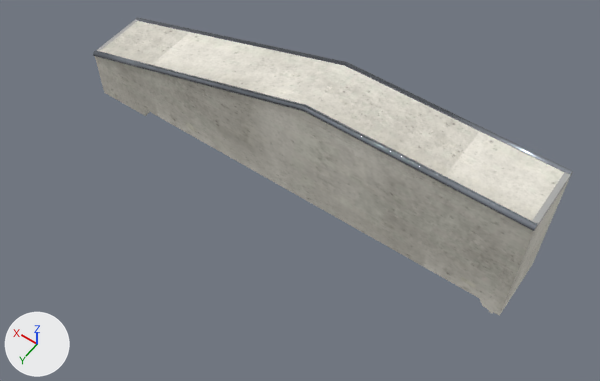
Two versions of the glTF model public/katalog/modelle/ledge-lang-98l.gltf, one commit apart.
The view is the same before and after, from a camera (50 mm lens) standing at (-2.12, 2.98, 4.47) and looking at (-0.18, 0.27, 0.21). The lights are fixed; the arrows at lower left show +X, +Y and +Z. The older version comes first. Vertices at exactly the same position are counted once.

The first picture shows 'SK0369_Ledge_lang-98L.001'.
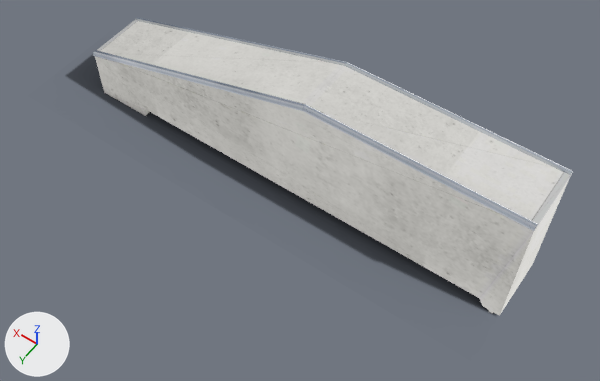
The change in detail:
Picture 'ledge-lang-98l_licht' (img_ledge_lang_98l_licht) is new.
Picture 'ledge-lang-98l_schatten' (img_ledge_lang_98l_schatten) is new.
Material 'Kantenwinkel_web.015' (mat_kantenwinkel_web_015) is new.
Uses the picture img_ledge_lang_98l_licht.
Material 'Stahl_web.027' (mat_stahl_web_027) is new.
Uses the picture img_ledge_lang_98l_licht.
Material 'Beton_web.036' (mat_beton_web_036) is new.
Uses the picture img_ledge_lang_98l_licht.
Material 'Schatten.034' (mat_schatten_034) is new.
Uses the picture img_ledge_lang_98l_schatten.
me_sk0369_ledge_lang_98l_001 has 356 vertices, 575 faces and spans x -1.65..1.65, y -0.24..0.24, z 0.0..0.96.
me_sk0369_ledge_lang_98l_001 is used by ob_sk0369_ledge_lang_98l_001; location (0.0, 0.0, 0.0).
me_sk0369_ledge_lang_98l_001 part 1: 50 faces spanning x -1.65..1.65, y -0.23..0.23, z 0.0..0.95 switch from mat_beton_web_074 to mat_beton_web_036.
me_sk0369_ledge_lang_98l_001 part 2: 517 faces spanning x -1.65..1.65, y -0.24..0.24, z 0.36..0.96 switch from mat_stahl_web_059 to mat_stahl_web_027.
me_sk0369_ledge_lang_98l_001 part 3: 8 faces spanning x -1.65..1.65, y -0.23..0.23, z 0.37..0.95 switch from mat_kantenwinkel_web_048 to mat_kantenwinkel_web_015.
Mesh me_schatten is new.
It has 4 vertices, 2 faces and spans x -1.67..2.09, y -0.33..0.59, z 0.0.
It uses material mat_schatten_034.
Object 'Schatten' (ob_schatten) is new; it shows me_schatten.
Its location is (0.0, 0.0, 0.0).

Boxes (x1, y1, x2, y2) around the edits, measured in the pictures (600 x 381 px):
'Schatten', added
    after: (66, 55, 496, 315)
part 1 of me_sk0369_ledge_lang_98l_001, recoloured
    both: (95, 21, 570, 316)
part 2 of me_sk0369_ledge_lang_98l_001, recoloured
    both: (93, 17, 573, 231)
part 3 of me_sk0369_ledge_lang_98l_001, recoloured
    both: (97, 20, 573, 230)
